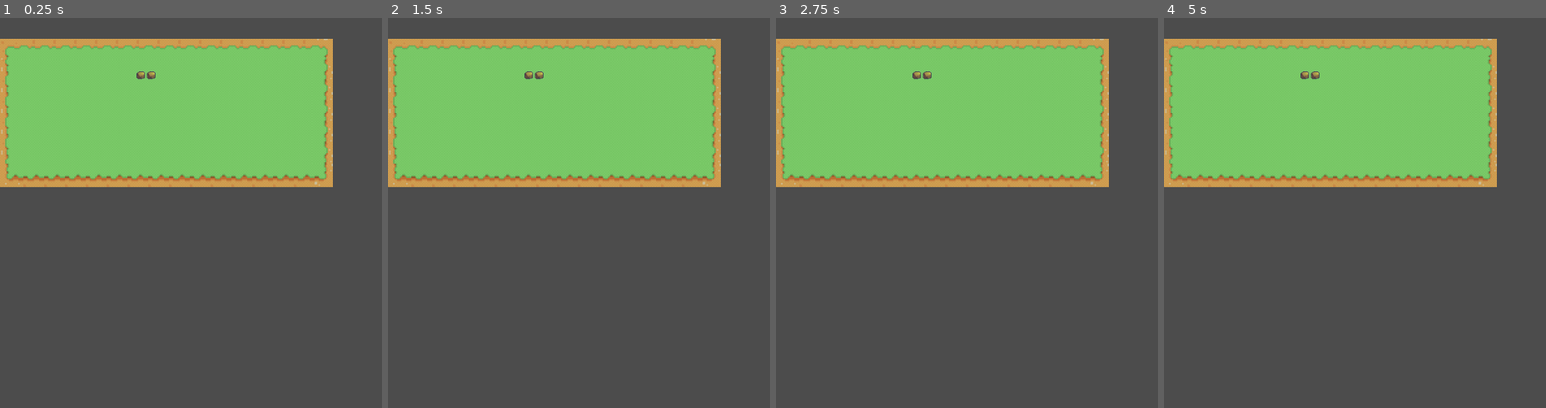
Above: before the commit, frames 1-4 (left to right).
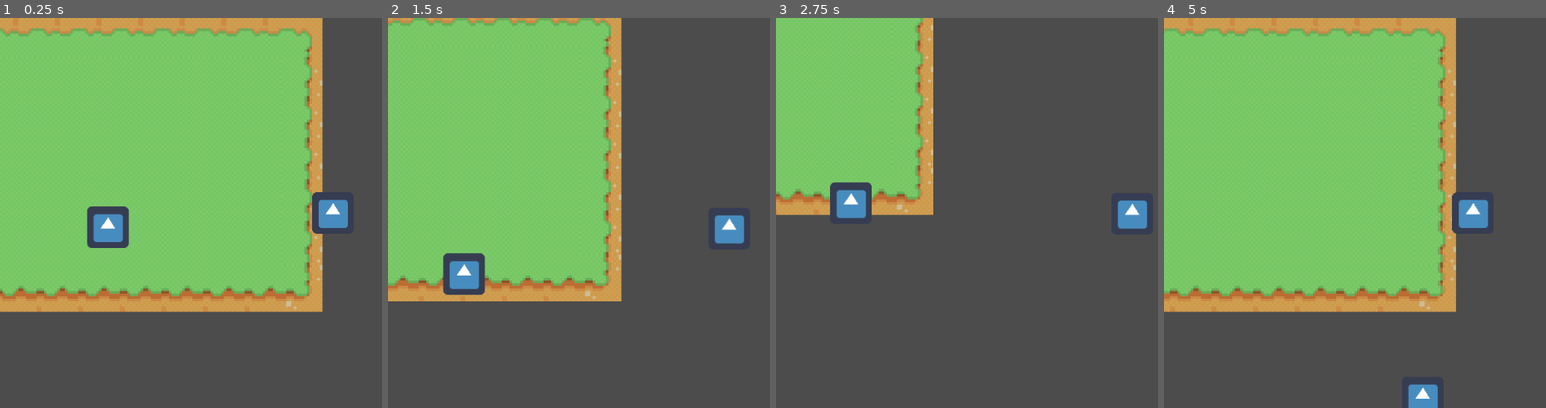
Above: after the commit, the same moments.

Repository: lowerx/GMTK2022-minus
Game: Godot game, scene res://World.tscn
The game is run twice, just before and just after one commit, with the same random seed, the same clock (stepped at 60 frames per second) and the same inputs. The project has no main scene, so this scene is started directly. The engine's default icon, where the game draws it, is replaced by a stand-in: a white triangle on a blue panel in a dark square.
Inputs:
- Up to frame 1 (0.25 s): no input
- Up to frame 2 (1.5 s): hold D (Right) 0.53-1.28 s; hold Space (Attack) 0.53-1.28 s; hold S (Down) from 1.28 s (still down); tap Space (Attack) at 1.35 s
- Up to frame 3 (2.75 s): release S (Down) at 2.03 s; hold D (Right) from 2.03 s (still down); hold Space (Attack) from 2.03 s (still down)
- Up to frame 4 (5 s): release D (Right) at 2.78 s; release Space (Attack) at 2.78 s; hold W (Up) 2.78-3.53 s; tap Space (Attack) at 2.85, 4.35 s; hold Space (Attack) 3.53-4.28 s; hold A (Left) from 3.53 s (still down)

The runs differ from the first frame. In frame 1, 38% of the frame differs, in the area x 0-92%, y 0-76%; in frame 2, 36%; in frame 3, 27%; in frame 4, 39%, in the area x 0-88%, y 0-100%.

Commit message:
Enemy chases Player in proximinty and abondons chase if player gets too far

Diff:
--- a/GMTK 2022 Gamejam/Actors/Enemy.gd
+++ b/GMTK 2022 Gamejam/Actors/Enemy.gd
@@ -1,7 +1,9 @@
 extends "res://Actors/Entity.gd"
 
+var chasing_player = false
+
 func _ready() -> void:
-	SPEED = 30
+	SPEED = 50
 	DAMAGE = 1
 	movetimer = 10
 	movetimer_length = 100
@@ -9,4 +11,18 @@
 func _physics_process(delta):
 	movement_loop()
 	damage_loop()
-	loop_follow_target()
+	if chasing_player:
+		loop_follow_target()
+	else:
+		loop_random_direction(["horizontal", "diagonal", "vertical"])
+
+
+
+func _on_PlayerDetection_body_entered(body: Node) -> void:
+	if body.get_name() == "Player":
+		chasing_player = true
+
+
+func _on_PlayerDetection_body_exited(body: Node) -> void:
+	if body.get_name() == "Player":
+		chasing_player = false
--- a/GMTK 2022 Gamejam/Actors/Enemy.tscn
+++ b/GMTK 2022 Gamejam/Actors/Enemy.tscn
@@ -1,16 +1,24 @@
-[gd_scene load_steps=4 format=2]
+[gd_scene load_steps=6 format=2]
 
 [ext_resource path="res://Actors/Enemy.gd" type="Script" id=1]
+[ext_resource path="res://icon.png" type="Texture" id=2]
 
 [sub_resource type="RectangleShape2D" id=1]
-extents = Vector2( 8, 8 )
+extents = Vector2( 14, 14 )
 
 [sub_resource type="RectangleShape2D" id=2]
 extents = Vector2( 16, 16 )
 
+[sub_resource type="CircleShape2D" id=3]
+radius = 140.918
+
 [node name="Enemy" type="KinematicBody2D"]
 collision_layer = 4
 script = ExtResource( 1 )
+
+[node name="Sprite" type="Sprite" parent="."]
+scale = Vector2( 0.5, 0.5 )
+texture = ExtResource( 2 )
 
 [node name="CollisionShape2D" type="CollisionShape2D" parent="."]
 shape = SubResource( 1 )
@@ -21,3 +29,11 @@
 
 [node name="CollisionShape2D" type="CollisionShape2D" parent="HitBox"]
 shape = SubResource( 2 )
+
+[node name="PlayerDetection" type="Area2D" parent="."]
+
+[node name="CollisionShape2D" type="CollisionShape2D" parent="PlayerDetection"]
+shape = SubResource( 3 )
+
+[connection signal="body_entered" from="PlayerDetection" to="." method="_on_PlayerDetection_body_entered"]
+[connection signal="body_exited" from="PlayerDetection" to="." method="_on_PlayerDetection_body_exited"]
--- a/GMTK 2022 Gamejam/Actors/Entity.gd
+++ b/GMTK 2022 Gamejam/Actors/Entity.gd
@@ -8,6 +8,7 @@
 export var TYPE = "ENEMY"
 # have to declare damage here so we can set it in the child scripts
 onready var DAMAGE = null
+onready var HITSTUN = 10
 
 # MOVEMENT
 var movedir = Vector2.ZERO
@@ -61,7 +62,10 @@
 # This changes our player animation.  "animation" is a string
 # of the sort "idle", "push", or "walk"
 func anim_switch(animation):
-	var newanim = str(animation, spritedir)
+
+	var newanim = animation
+	if animation != "attack":
+		newanim = str(animation, spritedir)
 	if $anim.current_animation != newanim:
 		$anim.play(newanim)
 
@@ -72,16 +76,23 @@
 
 	# for any body that is overlapping the entity's hitbox
 	for body in $HitBox.get_overlapping_bodies():
-		# if the entity isn't already hit, and the body gives damage,
-		# and the body is a different type that the entity
-		if hitstun == 0 and body.get("DAMAGE") != null and body.get("TYPE") != TYPE:
+		handle_damage(body)
+
+	for area in $HitBox.get_overlapping_areas():
+		handle_damage(area.get_parent())
+
+func handle_damage(body):
+	# if the entity isn't already hit, and the body gives damage,
+	# and the body is a different type that the entity
+	if hitstun == 0 and body.get("DAMAGE") != null and body.get("TYPE") != TYPE:
 			# decrease health by the body's damage
 			health -= body.get("DAMAGE")
 			# Set the hitstun timer
-			hitstun = 10
+			hitstun = HITSTUN
 			# set knockdir to the opposite of the entity approached
 			# the body from
 			knockdir = transform.origin - body.transform.origin
+
 
 func rand_direction(dir_list):
 	var random_dir_list = []
--- a/GMTK 2022 Gamejam/Actors/Player.gd
+++ b/GMTK 2022 Gamejam/Actors/Player.gd
@@ -1,10 +1,13 @@
 extends "res://Actors/Entity.gd"
+
+var attackBoxStartPosition
 
 # ready function lets us set "constants" when the file loads
 func _ready():
 	SPEED = 100
 	TYPE = "PLAYER"
 	DAMAGE = 1
+	attackBoxStartPosition = $AttackBox/CollisionShape2D.position
 
 # _physics_process is called by the game engine
 func _physics_process(delta):
@@ -20,10 +23,20 @@
 
 # controls_loop looks for player input
 func controls_loop():
-	var LEFT                = Input.is_action_pressed("Left")
-	var RIGHT       = Input.is_action_pressed("Right")
-	var UP          = Input.is_action_pressed("Up")
-	var DOWN                = Input.is_action_pressed("Down")
+	var LEFT = Input.is_action_pressed("Left")
+	var RIGHT = Input.is_action_pressed("Right")
+	var UP = Input.is_action_pressed("Up")
+	var DOWN = Input.is_action_pressed("Down")
+	var ATTACK = Input.is_action_pressed("Attack")
+
+	if RIGHT:
+		$AttackBox/CollisionShape2D.position.x = attackBoxStartPosition.x
+
+	if LEFT:
+		$AttackBox/CollisionShape2D.position.x = -attackBoxStartPosition.x
+
+	if ATTACK:
+		anim_switch("attack")
 
 	# By adding our values together, we make it so that one key
 	# stroke does not take precidence over another, i.e. pushing
--- a/GMTK 2022 Gamejam/Actors/Player.tscn
+++ b/GMTK 2022 Gamejam/Actors/Player.tscn
@@ -1,12 +1,32 @@
-[gd_scene load_steps=4 format=2]
+[gd_scene load_steps=7 format=2]
 
 [ext_resource path="res://Actors/Player.gd" type="Script" id=1]
+[ext_resource path="res://icon.png" type="Texture" id=2]
 
 [sub_resource type="RectangleShape2D" id=3]
-extents = Vector2( 16, 16 )
+extents = Vector2( 28, 28 )
 
 [sub_resource type="RectangleShape2D" id=4]
 extents = Vector2( 16, 16 )
+
+[sub_resource type="RectangleShape2D" id=5]
+extents = Vector2( 10, 16 )
+
+[sub_resource type="Animation" id=6]
+resource_name = "attack"
+length = 0.3
+tracks/0/type = "value"
+tracks/0/path = NodePath("AttackBox/CollisionShape2D:disabled")
+tracks/0/interp = 1
+tracks/0/loop_wrap = true
+tracks/0/imported = false
+tracks/0/enabled = true
+tracks/0/keys = {
+"times": PoolRealArray( 0, 0.3 ),
+"transitions": PoolRealArray( 1, 1 ),
+"update": 1,
+"values": [ false, true ]
+}
 
 [node name="Player" type="KinematicBody2D"]
 collision_layer = 2
@@ -17,6 +37,8 @@
 shape = SubResource( 3 )
 
 [node name="Sprite" type="Sprite" parent="."]
+scale = Vector2( 0.5, 0.5 )
+texture = ExtResource( 2 )
 
 [node name="HitBox" type="Area2D" parent="."]
 collision_layer = 0
@@ -29,3 +51,15 @@
 current = true
 zoom = Vector2( 0.5, 0.5 )
 smoothing_enabled = true
+
+[node name="AttackBox" type="Area2D" parent="."]
+collision_layer = 2
+collision_mask = 4
+
+[node name="CollisionShape2D" type="CollisionShape2D" parent="AttackBox"]
+position = Vector2( 24, 0 )
+shape = SubResource( 5 )
+disabled = true
+
+[node name="anim" type="AnimationPlayer" parent="."]
+anims/attack = SubResource( 6 )
--- a/GMTK 2022 Gamejam/World.tscn
+++ b/GMTK 2022 Gamejam/World.tscn
@@ -1,7 +1,9 @@
-[gd_scene load_steps=7 format=2]
+[gd_scene load_steps=9 format=2]
 
 [ext_resource path="res://World.gd" type="Script" id=1]
 [ext_resource path="res://Serene_Village_16x16.png" type="Texture" id=2]
+[ext_resource path="res://Actors/Player.tscn" type="PackedScene" id=3]
+[ext_resource path="res://Actors/Enemy.tscn" type="PackedScene" id=4]
 
 [sub_resource type="ConvexPolygonShape2D" id=1]
 points = PoolVector2Array( 2.53857, 3.17906, 14.5949, 2.69682, 14.1126, 13.3064, 2.05632, 14.2709 )
@@ -196,3 +198,9 @@
 cell_size = Vector2( 16, 16 )
 cell_custom_transform = Transform2D( 16, 0, 0, 16, 0, 0 )
 format = 1
+
+[node name="Enemy" parent="." instance=ExtResource( 4 )]
+position = Vector2( 344, 192 )
+
+[node name="Player" parent="." instance=ExtResource( 3 )]
+position = Vector2( 520, 184 )
